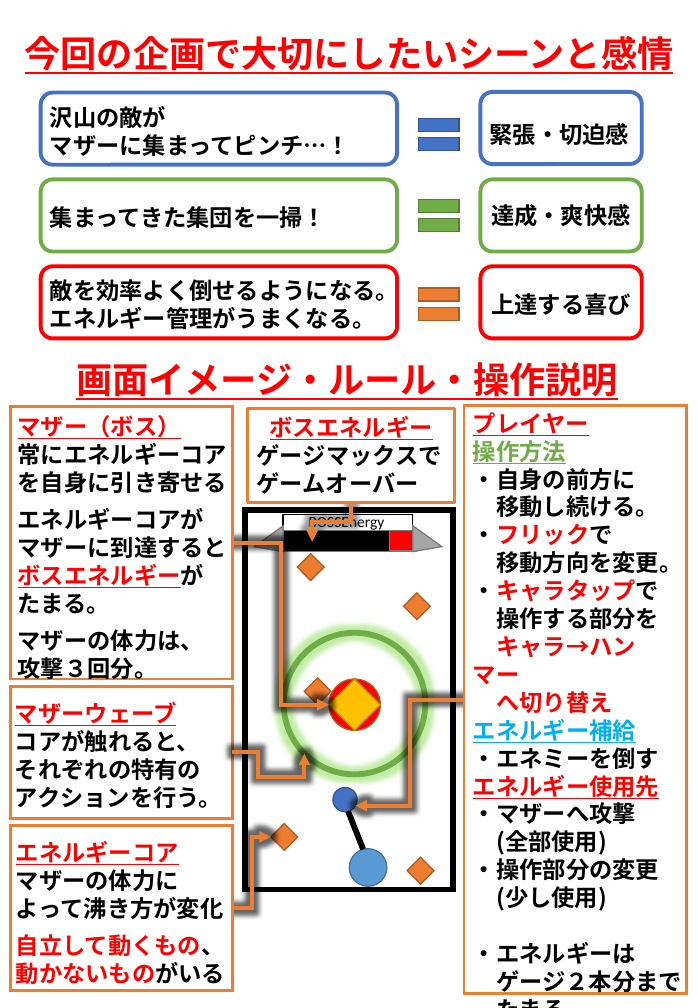
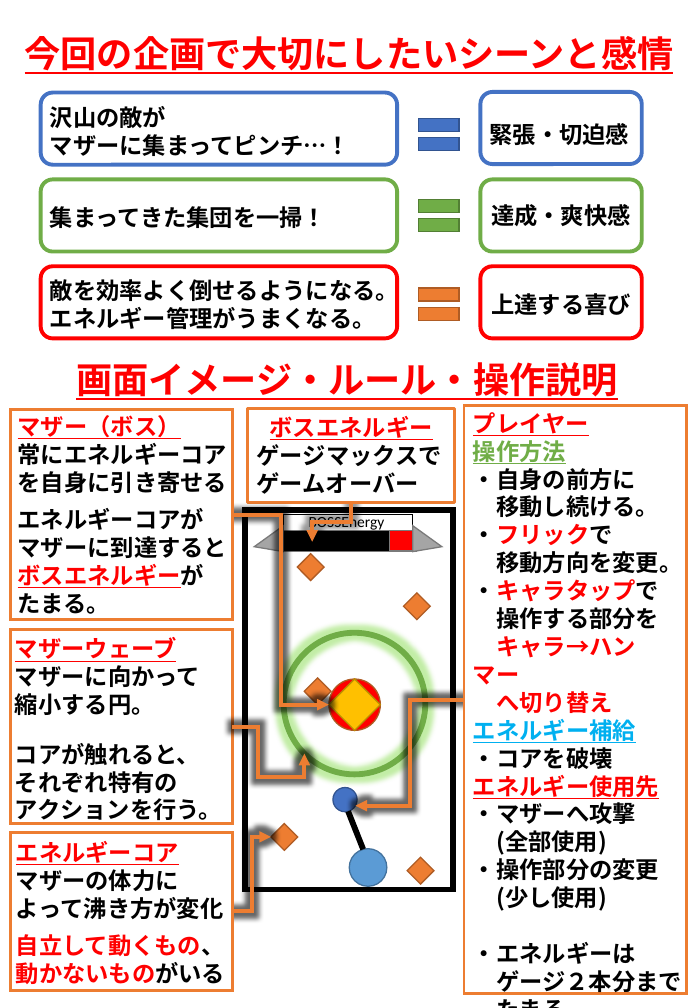
Before and after one commit to itoshunichi/Team42Project, a slide deck: slide 1 of 剱持データ/一枚まとめ「3年後期企画」.pptx. Drawn at 698x1008 pixels with LibreOffice and Linux fonts; fonts in the diff are those of the drawing. Boxes give left, top, right and bottom in pixels: in the first picture for what was removed or moved away, otherwise in the second. Text is boxed around its words. In the diff, an @@ line names an element or a change of style, - is before the commit and + after.

Commit message:
イメージ共有書類_変更
少し言葉が足りなかったので、少し内容を修正。またGitHub上で見た目を確認できなかったので、jpgを追加。

```diff
--- a/剱持データ/一枚まとめ「3年後期企画」.pptx
+++ b/剱持データ/一枚まとめ「3年後期企画」.pptx
@@ rectangle: place and size @@
-rectangle at bbox=[10, 407, 233, 679]
+rectangle at bbox=[10, 410, 233, 620]
@@ elbow arrow moved from (233, 543) - (329, 705) to (233, 515) - (329, 705) @@
@@ text at bbox=[18, 629, 204, 680]: paragraphs removed @@
-マザーの体力は、
-攻撃３回分。
@@ text "マザーウェーブ": place and size @@
-text "マザーウェーブ" at bbox=[15, 702, 222, 808]
+text "マザーウェーブ" at bbox=[15, 637, 222, 825]
@@ rectangle: place and size @@
-rectangle at bbox=[10, 686, 233, 818]
+rectangle at bbox=[10, 630, 233, 824]
@@ text at bbox=[15, 665, 200, 715]: paragraphs added @@
+マザーに向かって
+縮小する円。
@@ elbow arrow moved from (233, 752) - (304, 754) to (233, 727) - (304, 754) @@
@@ text at bbox=[473, 747, 613, 769]: text changed @@
-・エネミーを倒す
+・コアを破壊
@@ text at bbox=[15, 771, 178, 793]: text changed @@
-それぞれの特有の
+それぞれ特有の
@@ rectangle: place and size @@
-rectangle at bbox=[10, 826, 233, 990]
+rectangle at bbox=[10, 833, 233, 990]
@@ elbow arrow moved from (233, 908) - (271, 837) to (233, 912) - (271, 837) @@
```
Also in this commit, not shown: 2 other files.
